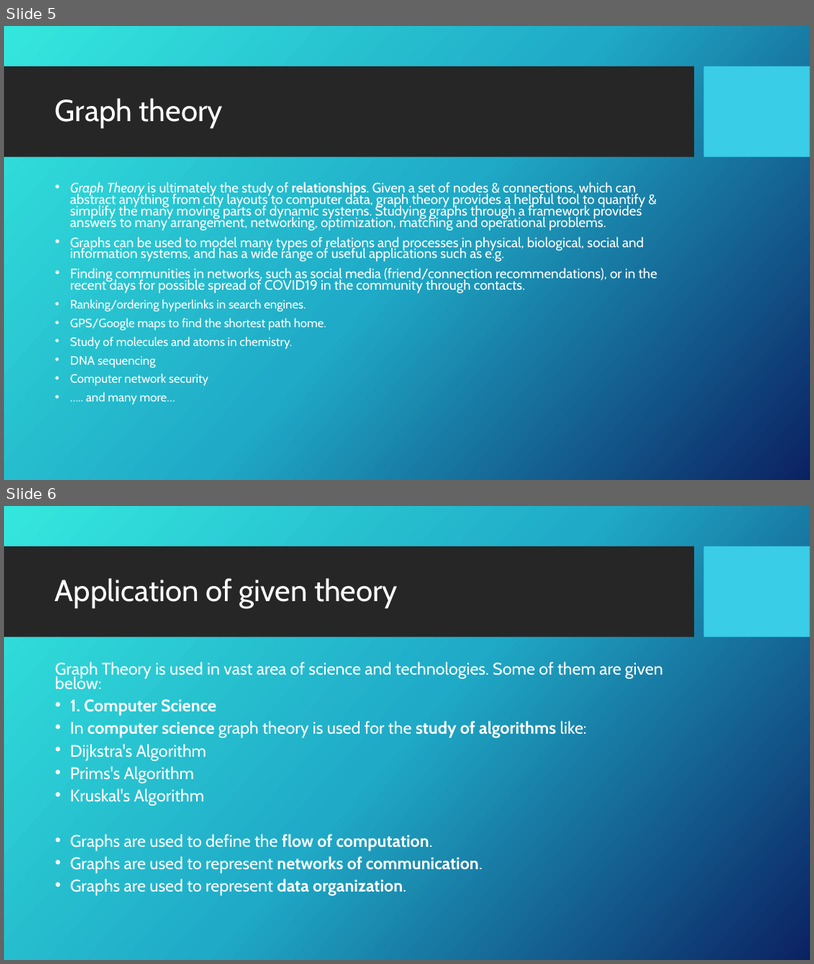
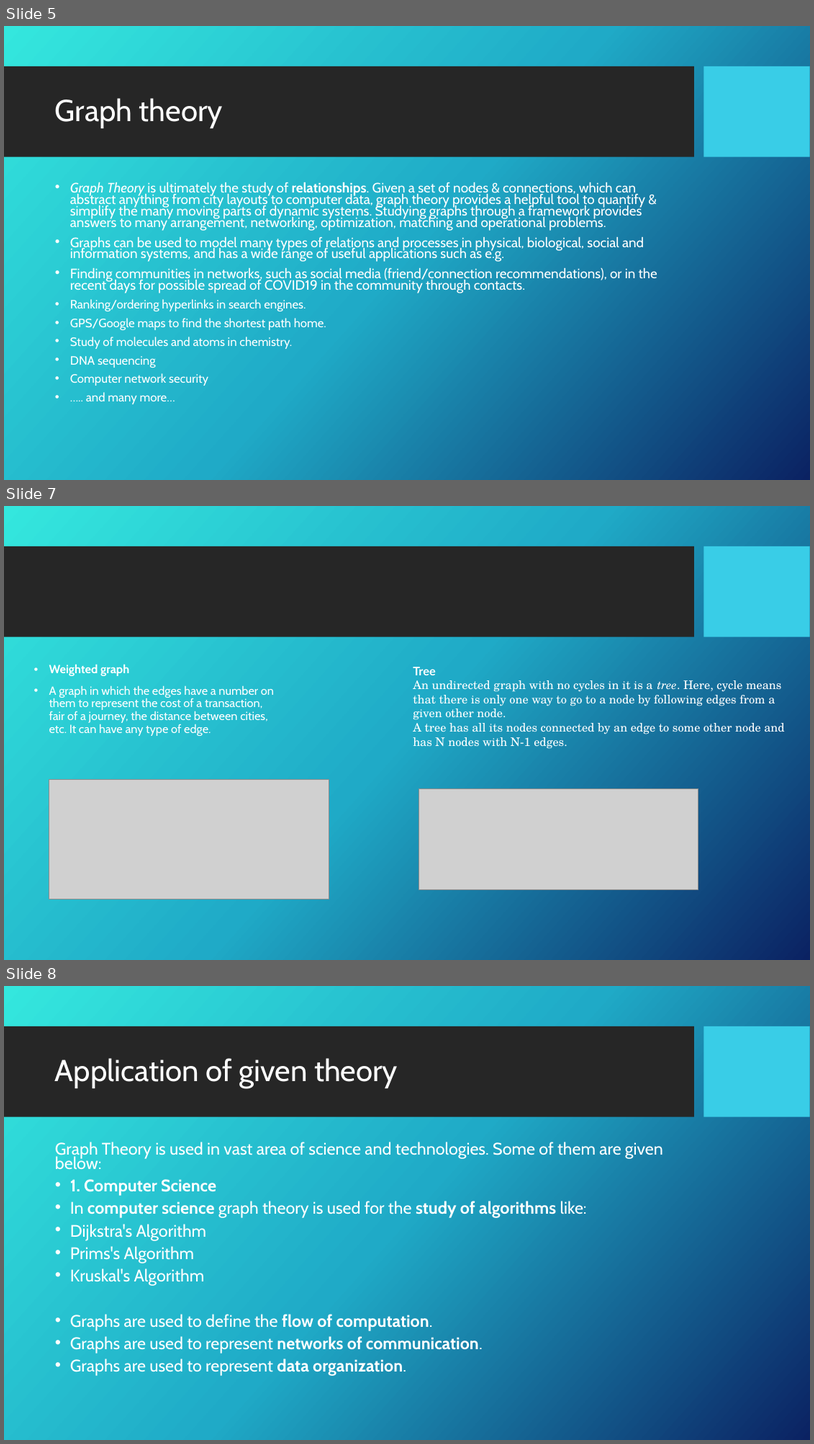
Before and after one commit to UlzhanarB/BIGRES, a slide deck: Graph Theory.pptx. Shown one above the other, each under a label of ours: slides 5 and 6 before the commit, slides 5, 7 and 8 after it; the slides between them are not shown. The pictures are 814x964 and 814x1444 pixels, drawn with LibreOffice and Linux fonts; fonts in the diff are those of the drawing; grey boxes stand for pictures; background and template pictures are left out. Boxes give left, top, right and bottom in pixels: in the first picture for what was removed or moved away, otherwise in the second. Text is boxed around its words. In the diff, an @@ line names an element or a change of style, - is before the commit and + after.

```diff
--- a/Graph Theory.pptx
+++ b/Graph Theory.pptx
@@ slide 7 added at bbox=[4, 506, 810, 960], background picture (left out); not listed: 2 template elements that a slide beside it also shows @@
@@ text added at bbox=[49, 664, 274, 736], 14 pt, text #FFFFFF @@
+• Weighted graph
+• A graph in which the edges have a number on them to represent the cost of a transaction, fair of a journey, the distance between cities, etc. It can have any type of edge.
@@ text added at bbox=[413, 667, 784, 749], 14 pt, text #FFFFFF @@
+Tree
+An undirected graph with no cycles in it is a tree. Here, cycle means that there is only one way to go to a node by following edges from a given other node.
+A tree has all its nodes connected by an edge to some other node and has N nodes with N-1 edges.
@@ picture added at bbox=[49, 779, 329, 898] @@
@@ picture added at bbox=[419, 788, 699, 890] @@
@@ what was slide 6 is now slide 8 @@
```
Also in this commit, not shown: 1 other slide added, 1 slide removed.
